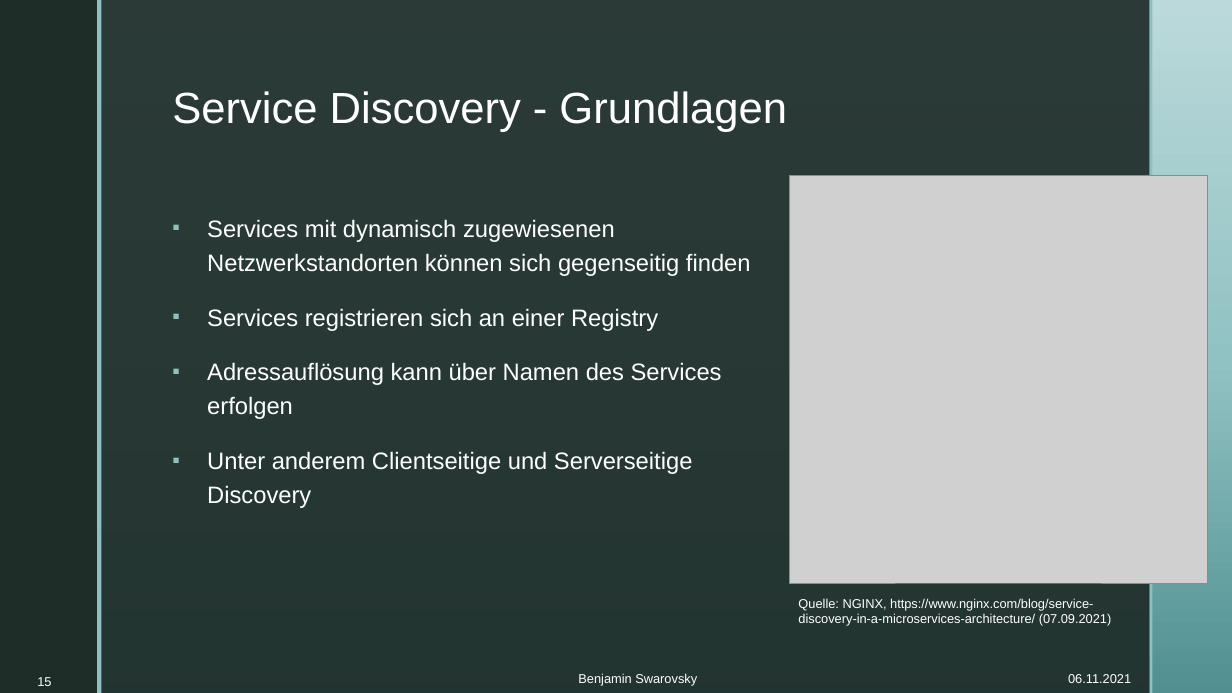
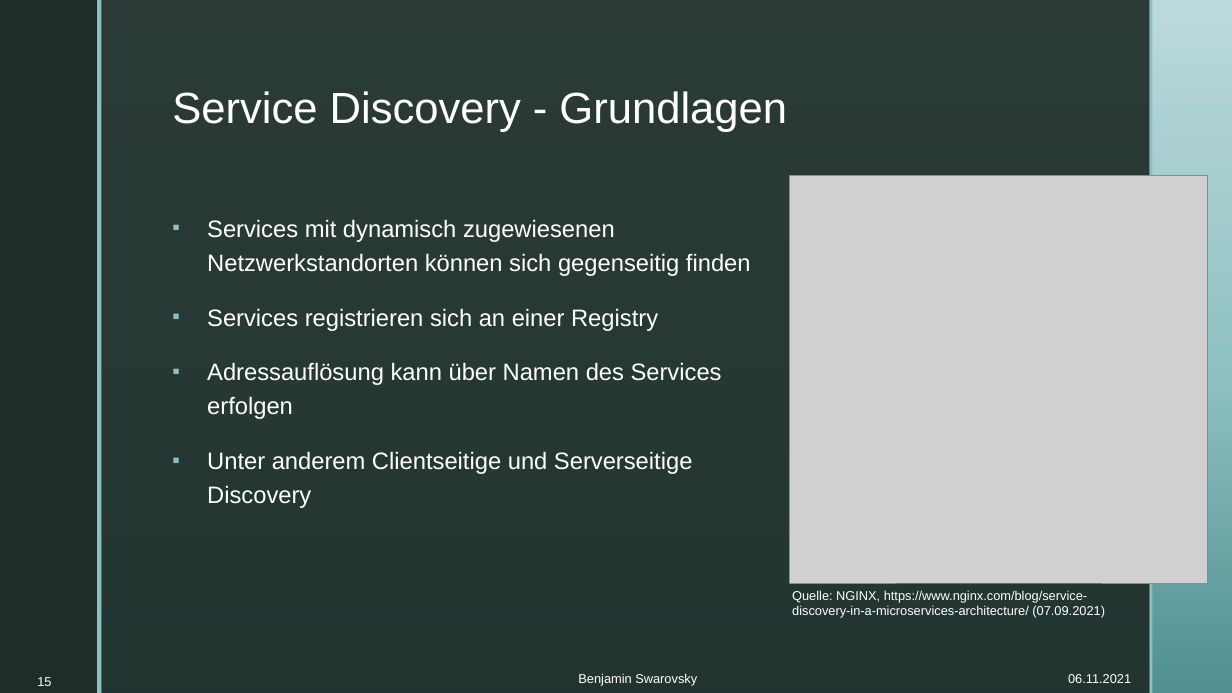
Before and after one commit to BenjaminS01/Abschluss, a slide deck: slide 15 of Vortrag.pptx. Drawn at 1232x693 pixels with LibreOffice and Linux fonts; fonts in the diff are those of the drawing; grey boxes stand for pictures; background and template pictures are left out. Boxes give left, top, right and bottom in pixels: in the first picture for what was removed or moved away, otherwise in the second. Text is boxed around its words. In the diff, an @@ line names an element or a change of style, - is before the commit and + after.

Commit message:
Quellen fertig

```diff
--- a/Vortrag.pptx
+++ b/Vortrag.pptx
@@ text "Quelle: NGINX, https://www.nginx.com/blog/service-discovery- ...": place and size @@
-text "Quelle: NGINX, https://www.nginx.com/blog/service-discovery- ..." at bbox=[798, 598, 1112, 626]
+text "Quelle: NGINX, https://www.nginx.com/blog/service-discovery- ..." at bbox=[792, 590, 1105, 618]
```
Also in this commit, not shown: 9 other slides changed, 2 slides added.
